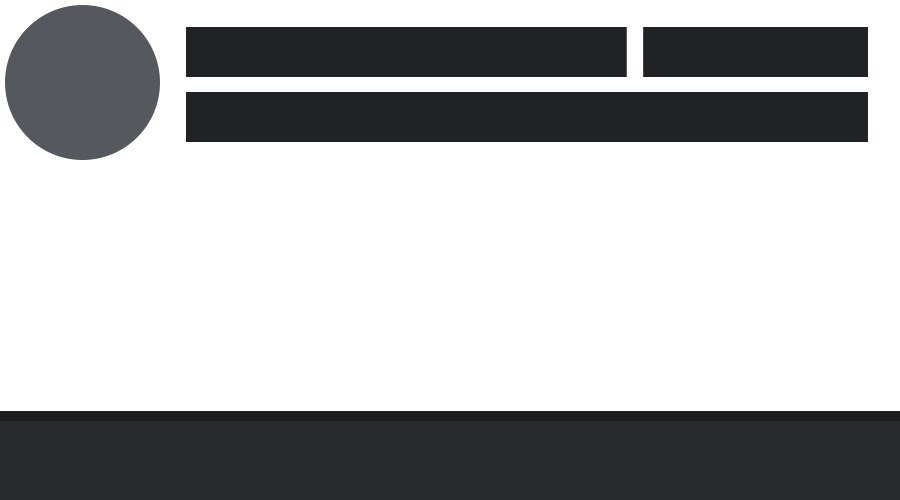
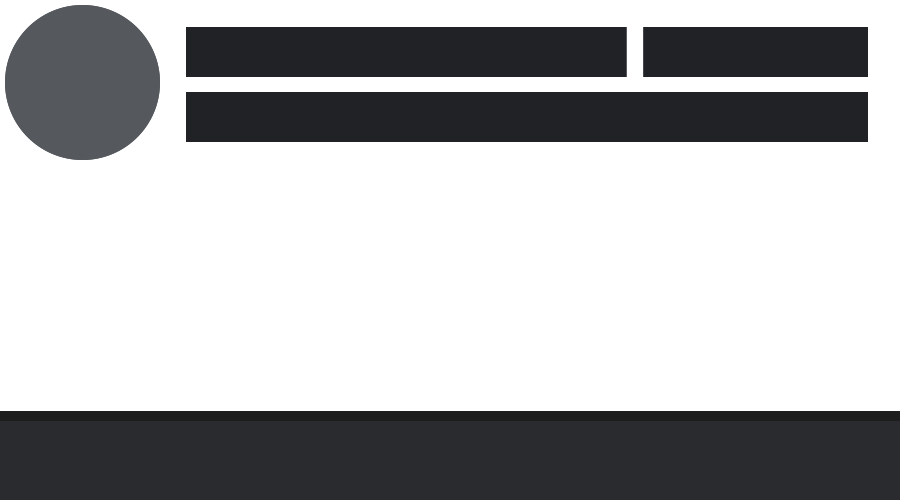
Layer changes from the first 900x500 image to the second:
added layer "Elipse 1 copiar" in group "Header" over [5, 5, 160, 160]
